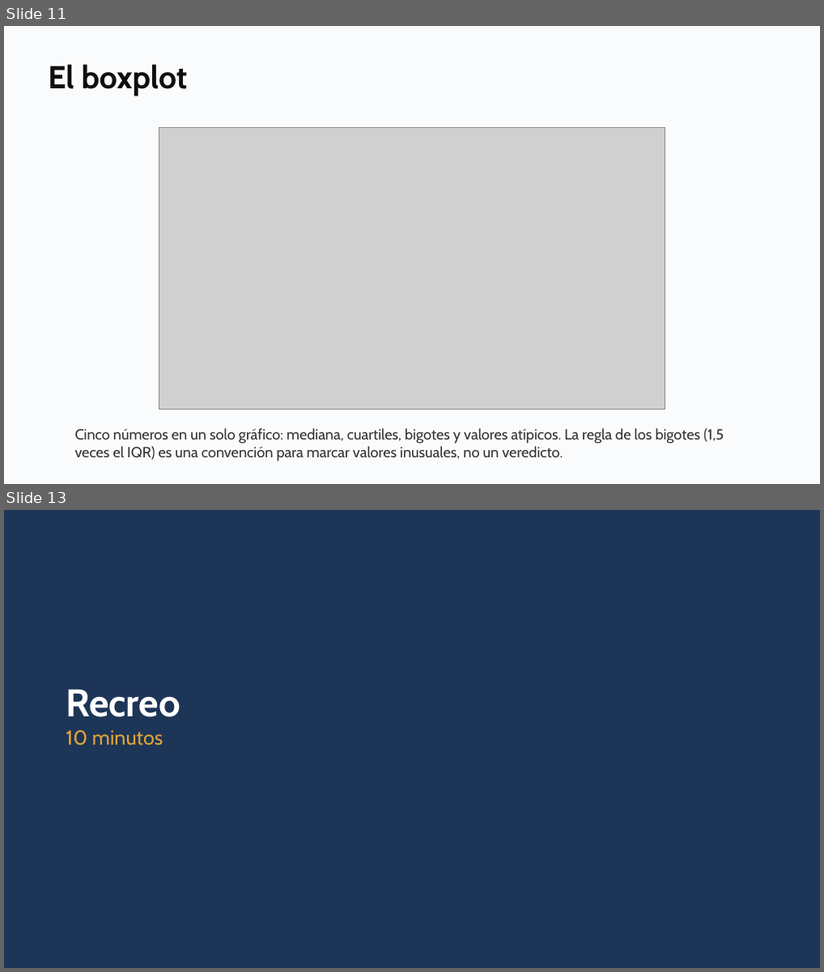
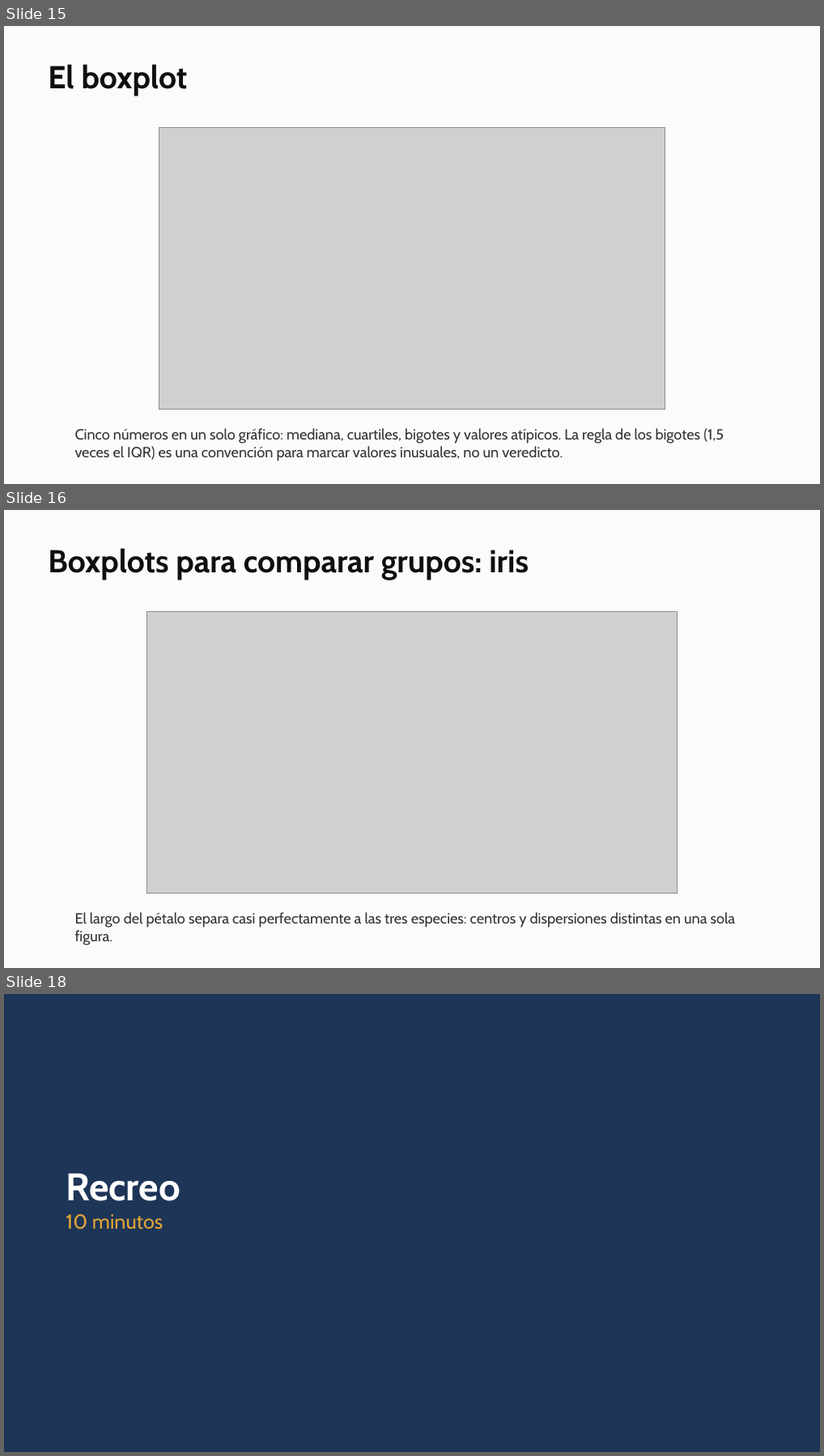
Before and after one commit to daniopitz/diplomado-cdd, a slide deck: presentaciones/clase02_eda_descriptiva.pptx. Shown one above the other, each under a label of ours: slides 11 and 13 before the commit, slides 15, 16 and 18 after it; the slides between them are not shown. The pictures are 824x972 and 824x1456 pixels, drawn with LibreOffice and Linux fonts; fonts in the diff are those of the drawing; grey boxes stand for pictures. Boxes give left, top, right and bottom in pixels: in the first picture for what was removed or moved away, otherwise in the second. Text is boxed around its words. In the diff, an @@ line names an element or a change of style, - is before the commit and + after.

```diff
--- a/presentaciones/clase02_eda_descriptiva.pptx
+++ b/presentaciones/clase02_eda_descriptiva.pptx
@@ slide 16 added at <box>4,510,820,968</box>, background #FFFFFF @@
@@ rectangle added at <box>4,510,820,968</box>, fill #FAFBFC @@
@@ text added at <box>48,548,529,580</box>, 28 pt, text #0F0F0F, bold @@
+Boxplots para comparar grupos: iris
@@ picture added at <box>147,612,677,894</box> @@
@@ text added at <box>75,913,736,946</box>, 13 pt, text #333333 @@
+El largo del pétalo separa casi perfectamente a las tres especies: centros y dispersiones distintas en una sola figura.
@@ what was slide 11 is now slide 15 @@
@@ what was slide 13 is now slide 18 @@
```
Also in this commit, not shown: 5 slides changed, 5 other slides added, 4 other files.
